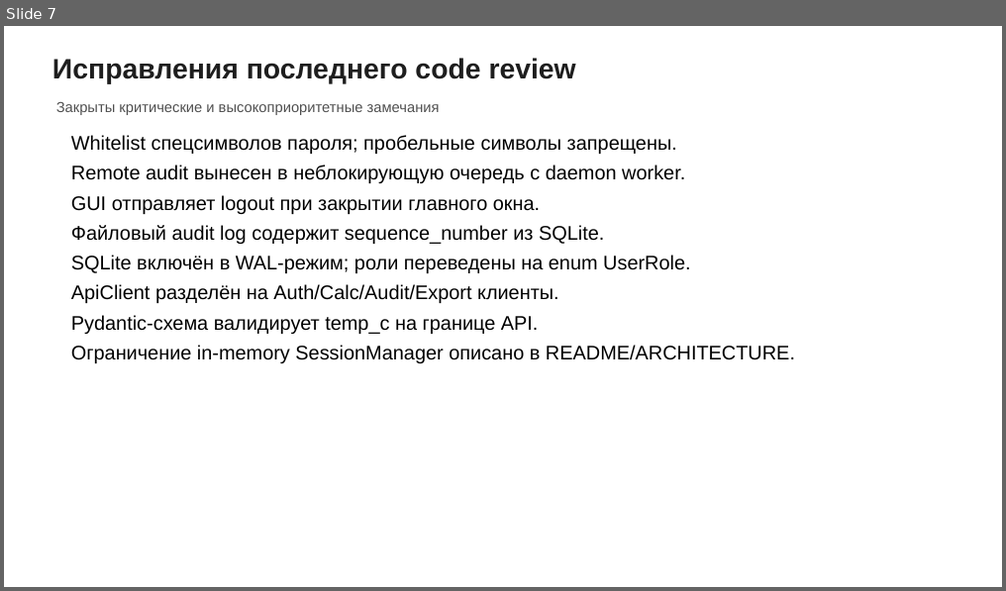
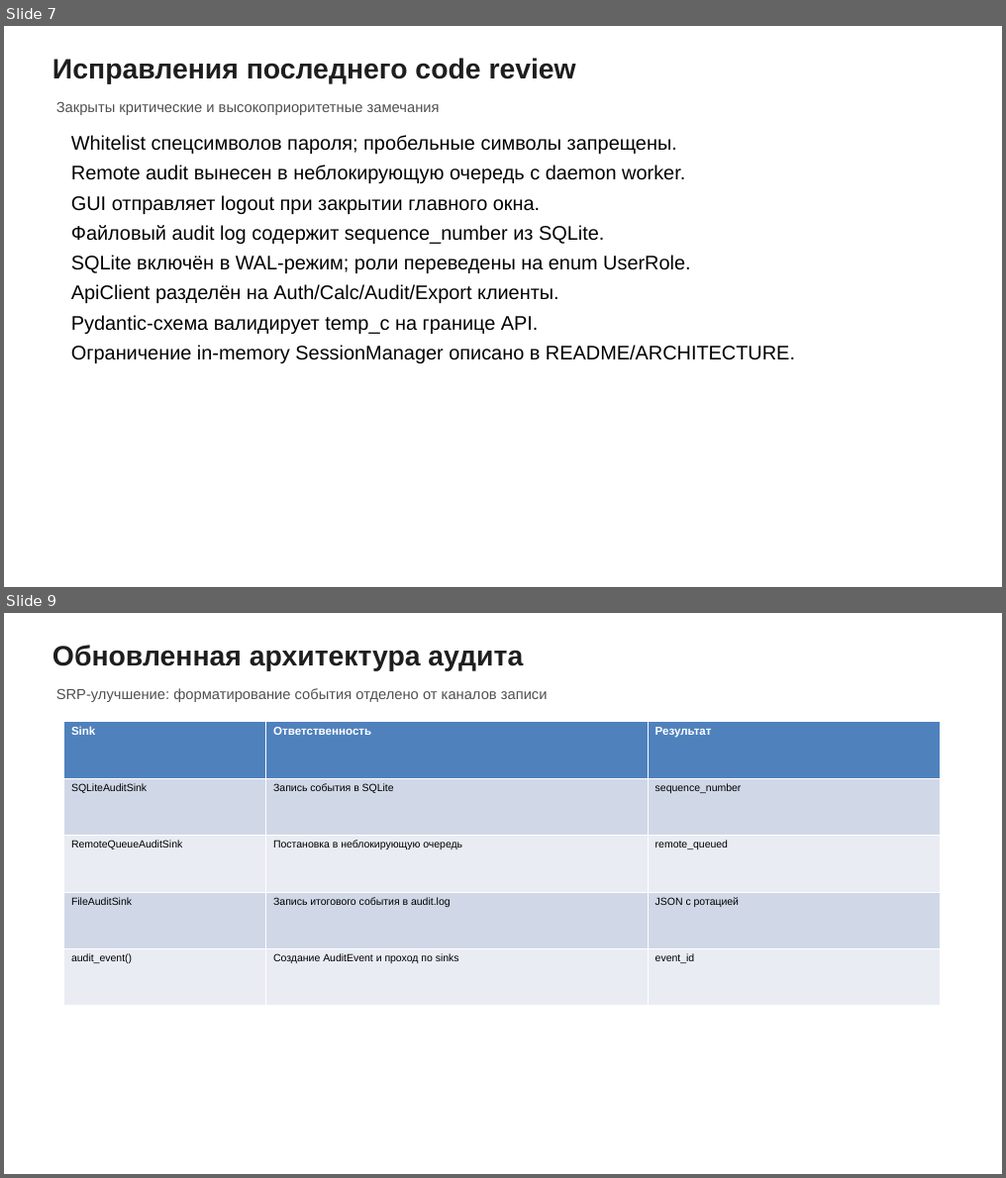
Before and after one commit to romatekanov94971-code/km3, a slide deck: docs/presentation/architecture_overview.pptx. Shown one above the other, each under a label of ours: slide 7 before the commit, slides 7 and 9 after it; the slides between them are not shown. The pictures are 1006x591 and 1006x1178 pixels, drawn with LibreOffice and Linux fonts; fonts in the diff are those of the drawing. Boxes give left, top, right and bottom in pixels: in the first picture for what was removed or moved away, otherwise in the second. Text is boxed around its words. In the diff, an @@ line names an element or a change of style, - is before the commit and + after.

```diff
--- a/docs/presentation/architecture_overview.pptx
+++ b/docs/presentation/architecture_overview.pptx
@@ slide 9 added at box(4, 613, 1002, 1174), background #FFFFFF @@
@@ text added at box(53, 645, 523, 671), 27 pt, text #1E1E1E, bold @@
+Обновленная архитектура аудита
@@ text added at box(56, 688, 548, 702), 14 pt, text #505050 @@
+SRP-улучшение: форматирование события отделено от каналов записи
@@ table added at box(63, 722, 940, 1006), 5 rows, 3 columns @@
+Sink | Ответственность | Результат
+SQLiteAuditSink | Запись события в SQLite | sequence_number
+RemoteQueueAuditSink | Постановка в неблокирующую очередь | remote_queued
+FileAuditSink | Запись итогового события в audit.log | JSON с ротацией
+audit_event() | Создание AuditEvent и проход по sinks | event_id
```
Also in this commit, not shown: 1 other slide added, 15 other files.
